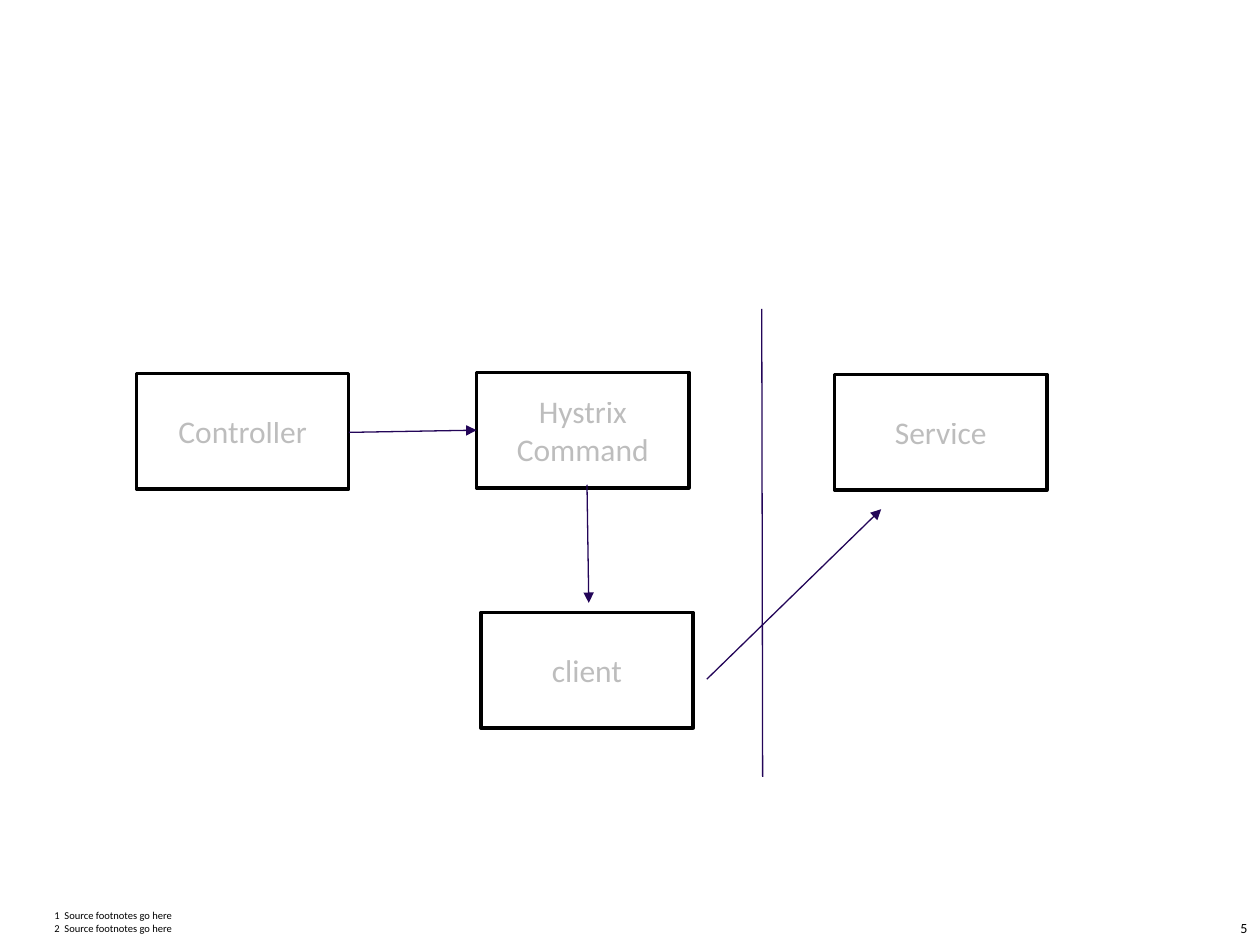
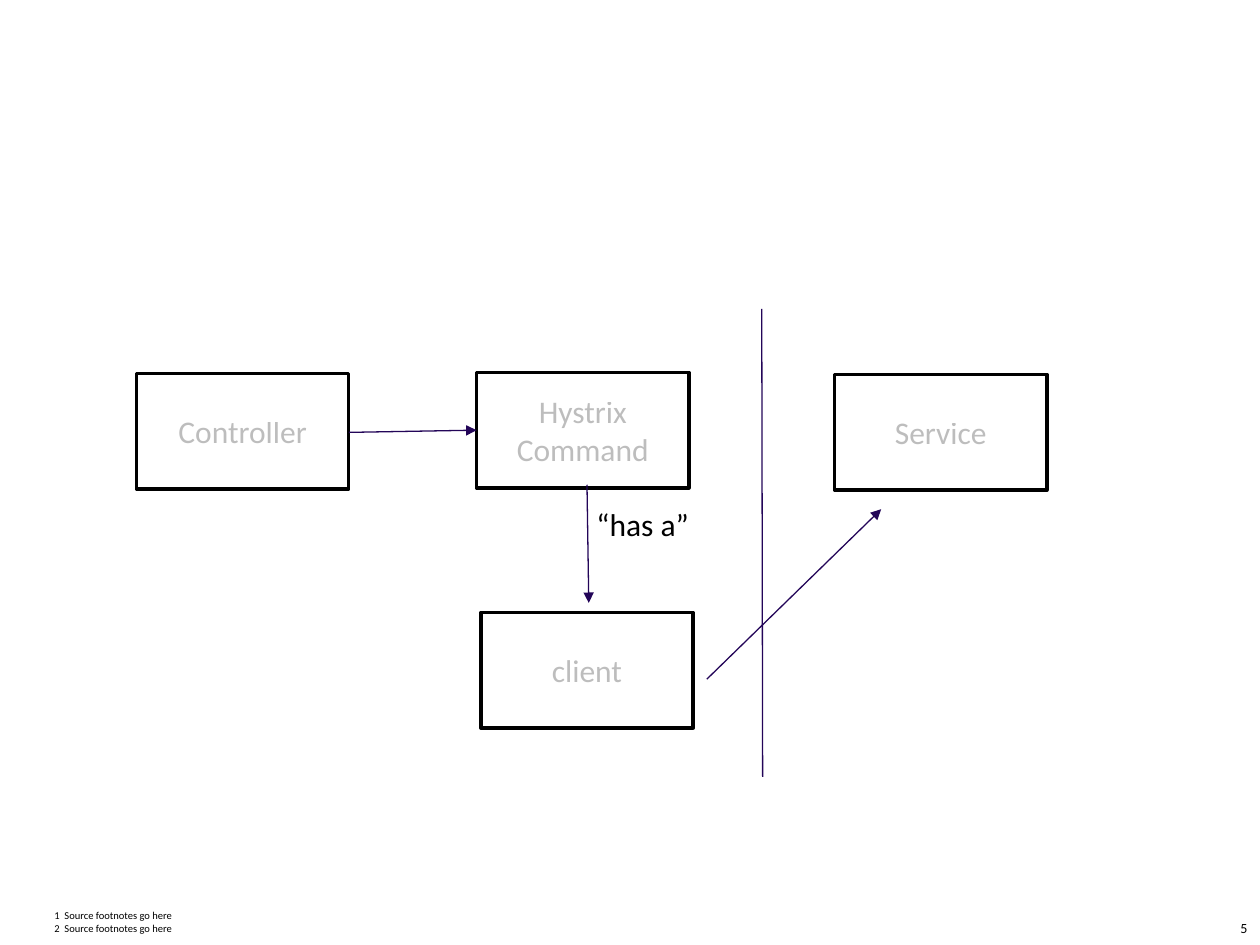
Before and after one commit to mmich826/hystrix-demo, a slide deck: slide 5 of hystrix-demo/demo-slides.pptx. Drawn at 1260x945 pixels with LibreOffice and Linux fonts; fonts in the diff are those of the drawing; background and template pictures are left out. Boxes give left, top, right and bottom in pixels: in the first picture for what was removed or moved away, otherwise in the second. Text is boxed around its words. In the diff, an @@ line names an element or a change of style, - is before the commit and + after.

```diff
--- a/hystrix-demo/demo-slides.pptx
+++ b/hystrix-demo/demo-slides.pptx
@@ text added at (596,513,689,537), 18 pt, text #000000 @@
+“has a”
```
Also in this commit, not shown: 3 slides added, 2 slides removed, 2 other files.
